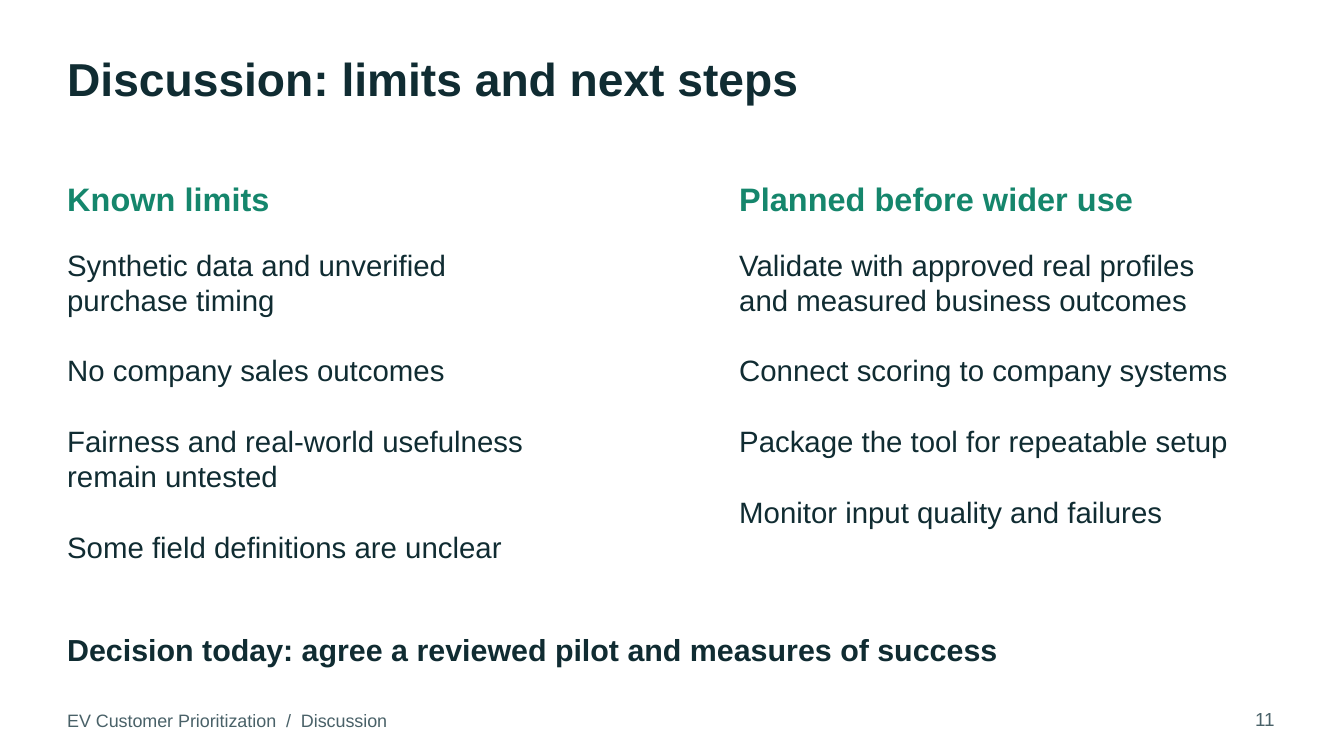
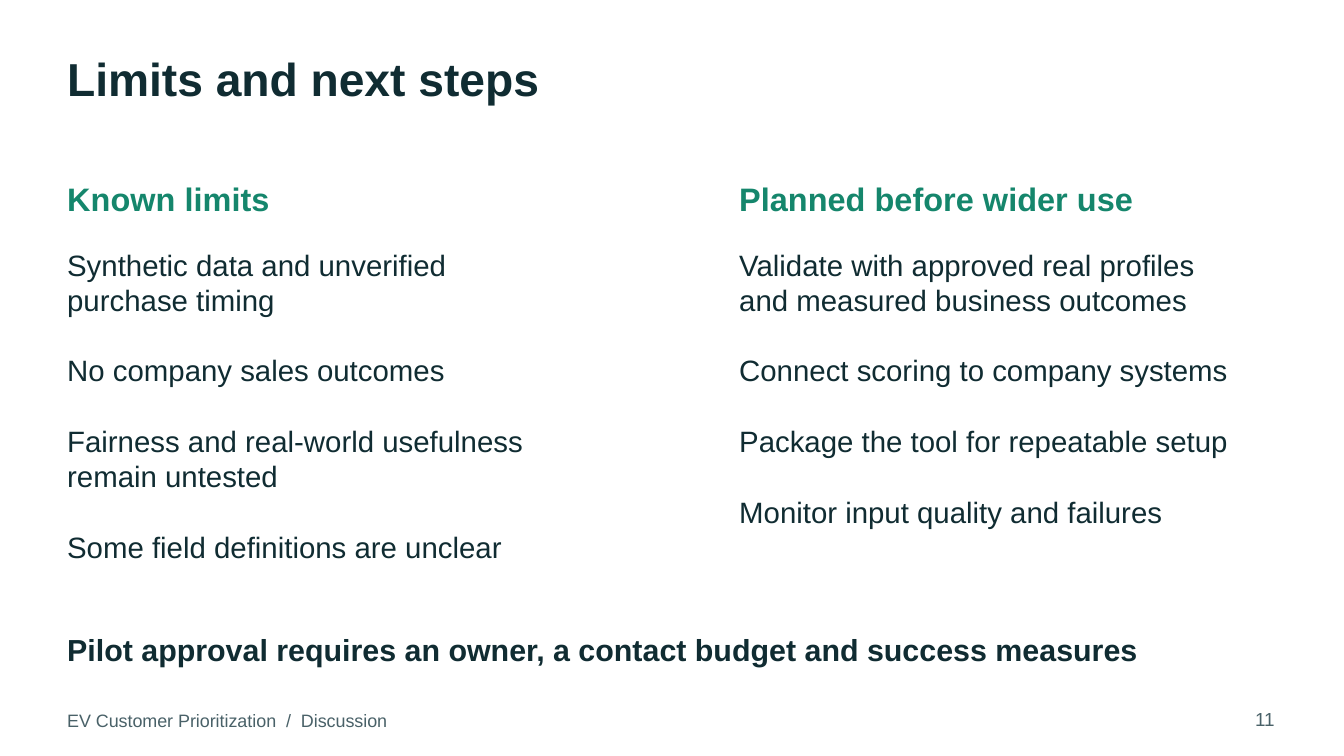
Before and after one commit to Nuquynhchaunguyen/ev-customer-prioritization, a slide deck: slide 11 of docs/P2/EV_Customer_Prioritization_Stakeholder_Presentation.pptx. Drawn at 1344x756 pixels with LibreOffice and Linux fonts; fonts in the diff are those of the drawing. Boxes give left, top, right and bottom in pixels: in the first picture for what was removed or moved away, otherwise in the second. Text is boxed around its words. In the diff, an @@ line names an element or a change of style, - is before the commit and + after.

```diff
--- a/docs/P2/EV_Customer_Prioritization_Stakeholder_Presentation.pptx
+++ b/docs/P2/EV_Customer_Prioritization_Stakeholder_Presentation.pptx
@@ text at box(67, 62, 539, 106): text changed @@
-Discussion: limits and next steps
+Limits and next steps
@@ text at box(67, 639, 1137, 667): text changed @@
-Decision today: agree a reviewed pilot and measures of success
+Pilot approval requires an owner, a contact budget and success measures
```
Also in this commit, not shown: 6 other slides changed, 3 other files.
